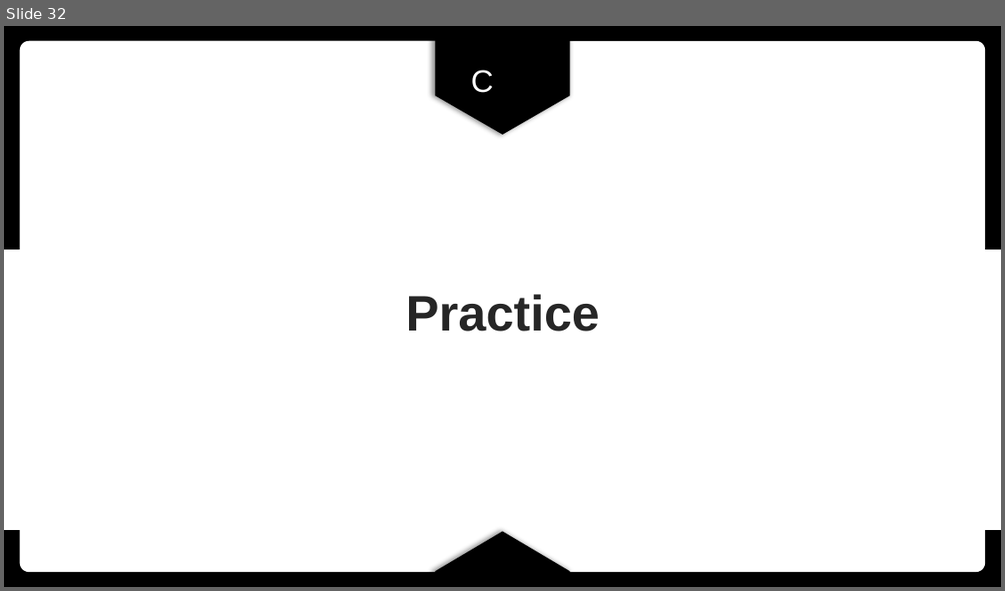
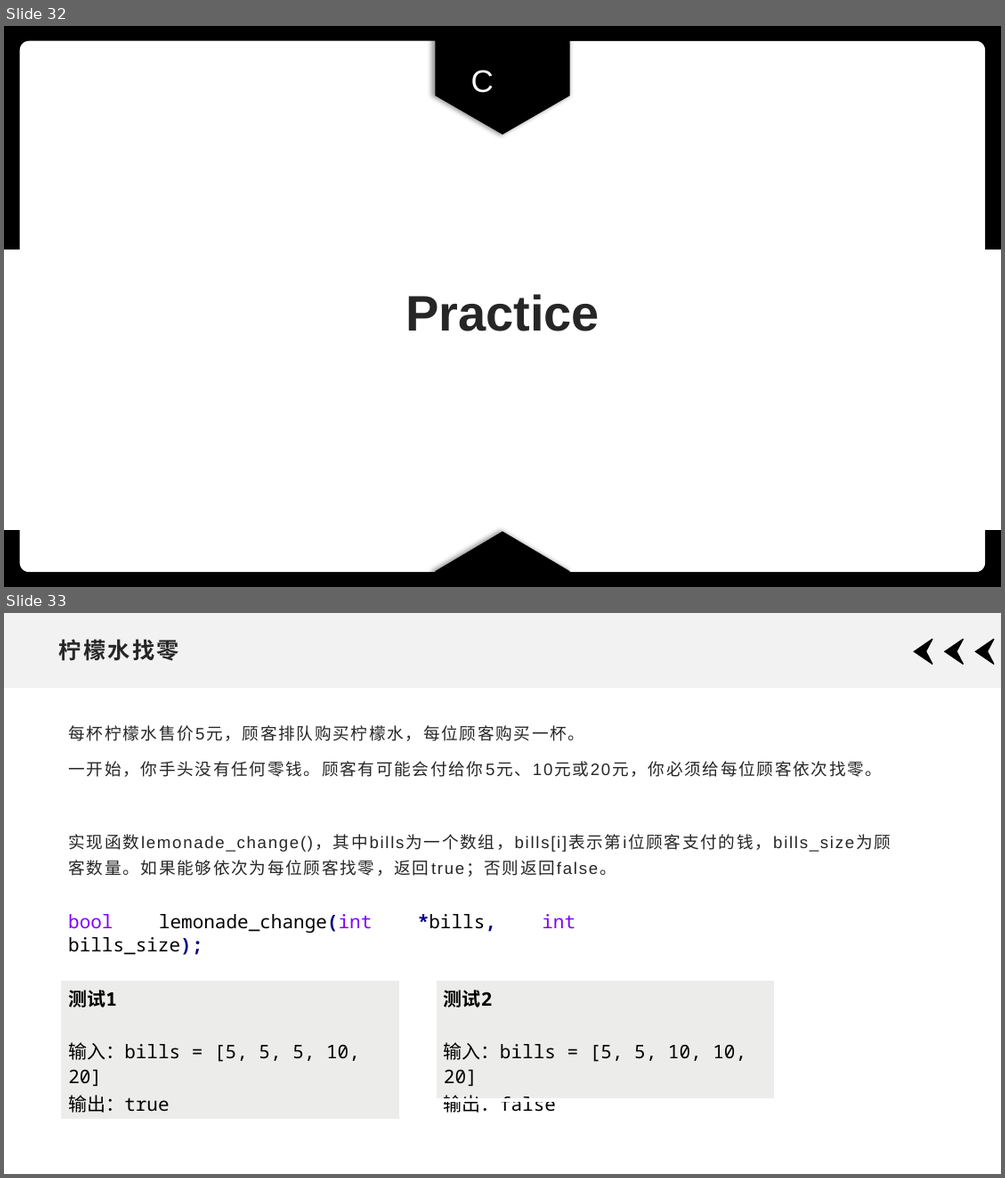
Before and after one commit to xdai02/C, a slide deck: slides/Chapter7.pptx. Shown one above the other, each under a label of ours: slide 32 before the commit, slides 32 and 33 after it. The pictures are 1005x591 and 1005x1178 pixels, drawn with LibreOffice and Linux fonts; fonts in the diff are those of the drawing. Boxes give left, top, right and bottom in pixels: in the first picture for what was removed or moved away, otherwise in the second. Text is boxed around its words. In the diff, an @@ line names an element or a change of style, - is before the commit and + after.

```diff
--- a/slides/Chapter7.pptx
+++ b/slides/Chapter7.pptx
@@ slide 33 added at [4, 613, 1001, 1174], background #FFFFFF @@
@@ rectangle added at [4, 613, 1001, 688], fill #F2F2F2 @@
@@ title added at [59, 639, 179, 661], 21.6 pt, text #262626, bold @@
+柠檬水找零
@@ freeform shape added at [914, 639, 933, 665], fill #000000, outline #000000 1 pt @@
@@ freeform shape added at [945, 639, 963, 665], fill #000000, outline #000000 1 pt @@
@@ freeform shape added at [976, 639, 995, 665], fill #000000, outline #000000 1 pt @@
@@ text added at [69, 725, 882, 876], 16 pt, text #262626 @@
+每杯柠檬水售价5元，顾客排队购买柠檬水，每位顾客购买一杯。
+一开始，你手头没有任何零钱。顾客有可能会付给你5元、10元或20元，你必须给每位顾客依次找零。
+实现函数lemonade_change()，其中bills为一个数组，bills[i]表示第i位顾客支付的钱，bills_size为顾客数量。如果能够依次为每位顾客找零，返回true；否则返回false。
@@ text added at [68, 914, 575, 933], 18 pt, text #000000 @@
+bool lemonade_change(int *bills, int bills_size);
@@ table added at [61, 981, 399, 1116], 1 rows, 1 columns @@
+测试1 / 输入：bills = [5, 5, 5, 10, 20] / 输出：true
@@ table added at [437, 981, 775, 1116], 1 rows, 1 columns @@
+测试2 / 输入：bills = [5, 5, 10, 10, 20] / 输出：false
```
Also in this commit, not shown: 3 other slides added, 1 slide removed, 18 other files.
